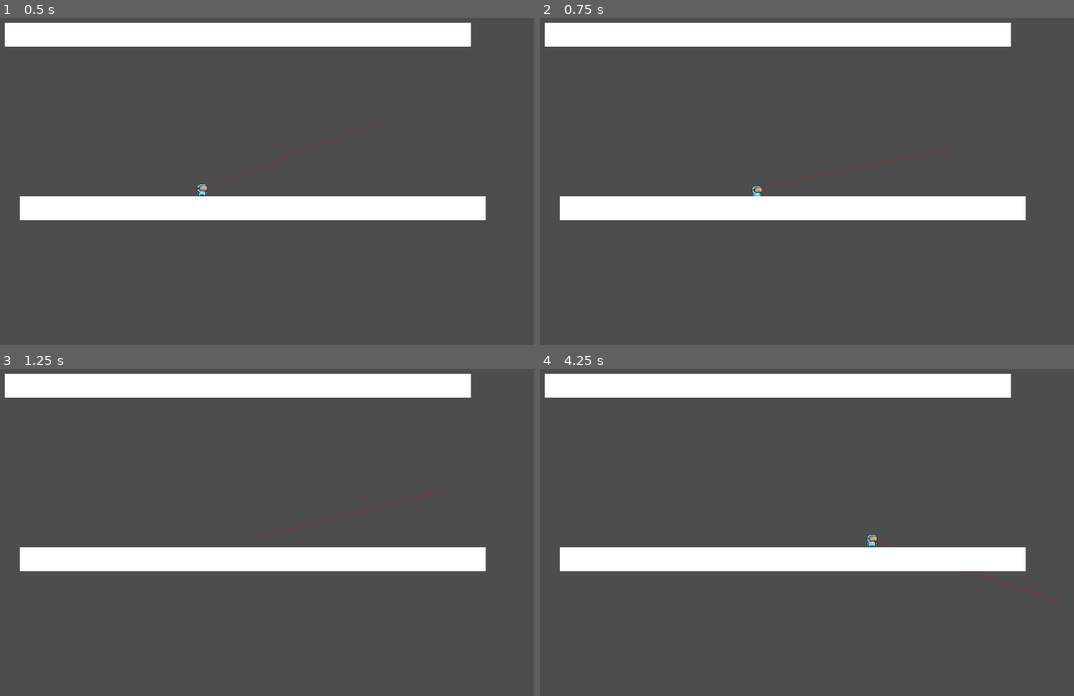
Above: before the commit, frames 1-4 (two rows, left to right).
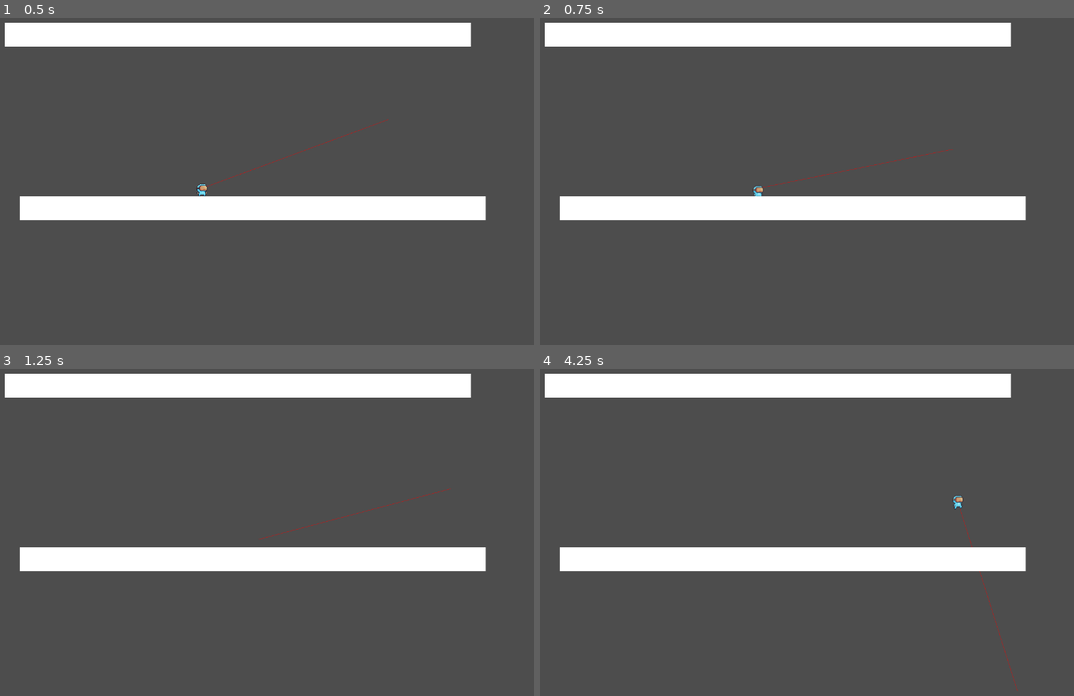
Above: after the commit, the same moments.

Repository: tmoss0/Project-Plant
Game: Godot game, scene res://scenes/levels/level_1/level_1.tscn
The game is run twice, just before and just after one commit, with the same random seed, the same clock (stepped at 60 frames per second) and the same inputs.
Inputs (mouse positions are in pixels of both pictures, inside the frame that each line leads up to):
- Up to frame 1 (0.5 s): no input
- Up to frame 2 (0.75 s): move the mouse to (929, 152) at 0.52 s; hold D (move_right) from 0.53 s (still down); hold C (burrow) from 0.53 s (still down)
- Up to frame 3 (1.25 s): keep holding D (move_right); keep holding C (burrow); tap Space (jump) at 0.77 s; click (389, 503) at 0.8 s
- Up to frame 4 (4.25 s): move the mouse to (662, 539) at 1.27 s; release C (burrow) at 1.28 s; click (662, 539) at 1.35 s; tap Space (jump) at 1.52, 3.02, 3.77 s; right-click (662, 539) at 1.55 s; tap Enter at 2 s; move the mouse to (849, 444) at 2.02 s; release D (move_right) at 2.03 s; hold A (move_left) 2.03-2.78 s; hold Right mouse button (grapple_pull) 2.03-2.78 s; tap C (burrow) at 2.3, 2.85 s; move the mouse to (753, 594) at 2.77 s; hold D (move_right) from 2.78 s (still down); click (753, 594) at 3.05 s; move the mouse to (977, 575) at 3.52 s; press the mouse at (977, 575) at 3.53 s; right-click (977, 575) at 3.8 s; tap V (cancel_burrow, bound only after the commit) at 4.15 s

Frame 1 is identical in both runs. In frame 2, less than 0.1% of the frame differs, in the area x 39-78%, y 40-55%; in frame 3, 0.1%; in frame 4, 0.3%, in the area x 61-98%, y 38-99%.

Commit message:
Add detailed docstrings, remove swing from grapple

Diff:
--- a/project.godot
+++ b/project.godot
@@ -56,6 +56,11 @@
 "events": [Object(InputEventKey,"resource_local_to_scene":false,"resource_name":"","device":-1,"window_id":0,"alt_press …(191 unchanged characters)…
 ]
 }
+cancel_burrow={
+"deadzone": 0.5,
+"events": [Object(InputEventKey,"resource_local_to_scene":false,"resource_name":"","device":-1,"window_id":0,"alt_pressed":false,"shift_pressed":false,"ctrl_pressed":false,"meta_pressed":false,"pressed":false,"keycode":0,"physical_keycode":86,"key_label":0,"unicode":118,"location":0,"echo":false,"script":null)
+]
+}
 
 [layer_names]
 
--- a/scenes/characters/player.tscn
+++ b/scenes/characters/player.tscn
@@ -119,9 +119,9 @@
 }]
 
 [node name="Player" type="CharacterBody2D"]
-position = Vector2(-1, 0)
 collision_mask = 2
 script = ExtResource("1_usb8g")
+speed = 325.0
 
 [node name="GrapplingHook" type="Node2D" parent="."]
 script = ExtResource("2_rwc6h")
--- a/scripts/player/grappling_hook.gd
+++ b/scripts/player/grappling_hook.gd
@@ -1,10 +1,48 @@
+#region Docstring
+"""
+Grappling_Hook.gd
+
+The player can shoot a grappling hook towards a target, and if the hook collides with a valid surface,
+it pulls the player towards the target. Once the player reaches the target, the grapple is automatically released.
+
+### Functions:
+- `_init()`: Initializes collision layers based on project settings.
+- `_ready()`: Configures visuals and initializes node references.
+- `_process(delta)`: Handles input for releasing the grapple.
+- `_physics_process(delta)`: Updates the grappling hook's state and visuals during physics updates.
+- `shoot_grapple()`: Shoots the grappling hook towards the mouse pointer and checks for valid surfaces.
+- `update_traveling_grapple(delta)`: Updates the hook's position while it is traveling towards the target.
+- `handle_grappled_player_movement(delta)`: Pulls the player towards the grapple point and releases the grapple upon arrival.
+- `release_grapple()`: Resets the grappling hook's state and hides visuals.
+- `update_grapple_aim_line()`: Updates the visual aim line to indicate where the hook will travel.
+- `update_grapple_line()`: Updates the visual line connecting the player and the hook.
+- `get_grapple_distance_and_direction()`: Calculates the direction and distance to the mouse pointer.
+- `activate_grapple_raycast(direction, distance)`: Fires a raycast to check for collisions along the grapple's path.
+- `check_grapple_hit_valid_surface(hit_collider)`: Verifies if the grapple collided with a valid surface.
+
+### Variables:
+- `MAX_GRAPPLE_DISTANCE`: Maximum distance the grappling hook can travel.
+- `HOOK_TRAVEL_SPEED`: Speed at which the hook travels.
+- `PULL_SPEED`: Speed at which the player is pulled towards the grapple point.
+- `COLLISION_SURFACE`: Name of the collision layer the hook can attach to.
+- `LAYERS`: Dictionary mapping collision layer names to bit masks.
+- `grapple_point_position`: Position of the grapple point where the hook attaches.
+- `is_hook_traveling`: Whether the hook is currently traveling.
+- `is_hook_attached`: Whether the hook is attached to a surface.
+- `hook_position`: Current position of the hook while traveling.
+- `grapple_rope_length`: Distance between the player and the grapple point.
+
+This script is designed to be attached to a `Node2D` and assumes the presence of specific child nodes
+(e.g., `RayCast2D`, `Line2D`, `Sprite2D`) for visuals and collision detection.
+"""
+#endregion
+
 class_name GrapplingHook extends Node2D
 
 # Grapple behavior settings
 @export var MAX_GRAPPLE_DISTANCE := 400.0
 @export var HOOK_TRAVEL_SPEED := 20.0
 @export var PULL_SPEED := 1000.0
-@export var SWING_SPEED := 500.0
 @export var COLLISION_SURFACE := "GRAPPLESURFACE"
 
 # Grapple state variables
@@ -14,6 +52,8 @@
 var hook_position: Vector2 = Vector2.ZERO
 var grapple_rope_length: float = 0.0
 
+const enable_debug = true
+
 # Collision layers for 2D Physics
 var LAYERS = {}
 
@@ -26,10 +66,10 @@
 
 func _init():
 	# Initialize collision layers using project settings
-	for i in range(1, 5):  # Layers 1-4
-		var layer_name = ProjectSettings.get_setting("layer_names/2d_physics/layer_" + str(i))
+	for layer in range(1, 5): # Layers 1-4
+		var layer_name = ProjectSettings.get_setting("layer_names/2d_physics/layer_" + str(layer))
 		if layer_name:
-			LAYERS[layer_name.to_upper()] = 1 << (i - 1)
+			LAYERS[layer_name.to_upper()] = 1 << (layer - 1)
 
 func _ready():
 	# Setup visuals for grapple line
@@ -45,7 +85,7 @@
 	hook_sprite.visible = false
 
 	# Configure raycast to detect specific surfaces
-	grapple_raycast.collision_mask = LAYERS.get(COLLISION_SURFACE, 0)  # Fallback to 0 if layer not found
+	grapple_raycast.collision_mask = LAYERS.get(COLLISION_SURFACE, 0) # Fallback to 0 if layer not found
 	grapple_raycast.exclude_parent = true
 
 # Process input from player
@@ -92,65 +132,41 @@
 	var direction = (grapple_point_position - hook_position).normalized()
 	var next_position = hook_position + direction * HOOK_TRAVEL_SPEED * delta
 
-	# Check if hook has reach maximum distance
-	if next_position.distance_to(global_position) >= MAX_GRAPPLE_DISTANCE:
-		release_grapple()
+	# Check if hook has reached the grapple point
+	if next_position.distance_to(global_position) >= MAX_GRAPPLE_DISTANCE or next_position.distance_to(grapple_point_position) <= HOOK_TRAVEL_SPEED * delta:
+		# Stop traveling and attach the hook
+		hook_position = grapple_point_position
+		is_hook_traveling = false
+		is_hook_attached = true
+		grapple_rope_length = character.global_position.distance_to(grapple_point_position)
 		return
 
 	hook_position += direction * HOOK_TRAVEL_SPEED * delta
 	hook_sprite.global_position = hook_position
 
-	#print("Direction: ", direction)
-	#print("Position: ", hook_position)
-	#print("")
-
-	# Update raycast for collision check
-	grapple_raycast.global_position = hook_position
-	grapple_raycast.target_position = direction * HOOK_TRAVEL_SPEED * delta
-	grapple_raycast.force_raycast_update()
-
-	# Check if hook collides with something
-	if grapple_raycast.is_colliding():
-		var hit_collider = grapple_raycast.get_collider()
-		# Grapple hits a valid surface within max distance
-		if hit_collider and check_grapple_hit_valid_surface(hit_collider):
-			var collision_point = grapple_raycast.get_collision_point()
-			# Only attach if collision point is with maximum distance
-			if collision_point.distance_to(global_position) <= MAX_GRAPPLE_DISTANCE:
-				grapple_point_position = grapple_raycast.get_collision_point()
-				is_hook_traveling = false
-				is_hook_attached = true
-				grapple_rope_length = character.global_position.distance_to(grapple_point_position)
-				return
-		# If collision hits invalid surface, release
-		elif not check_grapple_hit_valid_surface(hit_collider):
-			release_grapple()
-			return
+	if enable_debug:
+		print("Direction: ", direction)
+		print("Position: ", hook_position)
 
 ## Moves the grapple line towards the target
-func handle_grappled_player_movement(delta: float):
+func handle_grappled_player_movement(_delta: float):
 	# Distance between character and grapple
-	print("Handle grappled player movement")
 	var to_grapple = grapple_point_position - character.global_position
 	var grapple_distance = to_grapple.length()
 
 	# Update hook visual position
 	hook_sprite.global_position = grapple_point_position
 
-	if Input.is_action_pressed("grapple_pull"):
+	# Pull the player directly toward the grapple point
+	if grapple_distance > 10.0: # Small threshold to stop jittering
 		character.velocity = to_grapple.normalized() * PULL_SPEED
 	else:
-		var perpendicular = to_grapple.normalized().rotated(PI/2)
-		var move_direction = Input.get_axis("move_left", "move_right")
-
-		character.velocity += perpendicular * move_direction * SWING_SPEED * delta
-		character.velocity += Vector2.DOWN * character.gravity * delta * 0.5
-
-	if grapple_distance > grapple_rope_length:
-		character.global_position = character.global_position.lerp(grapple_point_position - to_grapple.normalized() * grapple_rope_length, delta * 10)
-		# Adjust velocity to align with the tangent of the rope
-		var tangent = to_grapple.rotated(PI / 2).normalized()
-		character.velocity = tangent * character.velocity.dot(tangent)
+		# Stop pulling and release the grapple when the player reaches the grapple point
+		character.velocity = Vector2.ZERO
+		release_grapple()
+
+	# Apply the velocity to the character
+	character.move_and_slide()
 
 # Shoot the grappling hook
 func shoot_grapple():
@@ -160,13 +176,23 @@
 	# Set initial hook position
 	hook_position = global_position
 
-	# Initialize the grapple target
-	initiate_traveling_grapple()
-
-	# Begin hook travel
-	is_hook_traveling = true
-	hook_sprite.visible =  true
-	grapple_line.visible = true
+	# Get direction and distance to the mouse position
+	var grapple_direction = get_grapple_distance_and_direction().direction
+	var grapple_distance = min(get_grapple_distance_and_direction().distance, MAX_GRAPPLE_DISTANCE)
+
+	# Activate raycast to check for a valid surface
+	var raycast_result = activate_grapple_raycast(grapple_direction, grapple_distance)
+	if raycast_result.hit and check_grapple_hit_valid_surface(grapple_raycast.get_collider()):
+		# Set the grapple point position to the collision point
+		grapple_point_position = raycast_result.collision_point
+
+		# Begin hook travel
+		is_hook_traveling = true
+		hook_sprite.visible = true
+		grapple_line.visible = true
+	else:
+		# Do nothing if no valid surface is detected
+		return
 
 # Get initial values for traveling grapple
 func initiate_traveling_grapple():
@@ -174,8 +200,9 @@
 	var grapple_direction = get_grapple_distance_and_direction().direction
 	var grapple_distance = min(get_grapple_distance_and_direction().distance, MAX_GRAPPLE_DISTANCE)
 
-	print("Grapple direction: ", grapple_direction)
-	print("Grapple distance: ", grapple_distance)
+	if enable_debug:
+		print("Grapple direction: ", grapple_direction)
+		print("Grapple distance: ", grapple_distance)
 
 	# Default to traveling towards the max distance
 	grapple_point_position = global_position + grapple_direction * grapple_distance
@@ -205,9 +232,10 @@
 		if check_grapple_hit_valid_surface(hit_collider):
 			distance = min(global_position.distance_to(grapple_raycast.get_collision_point()), MAX_GRAPPLE_DISTANCE)
 
-	#print("Hit: ", hit)
-	#print("Distance: ", distance)
-	#print("")
+	if enable_debug:
+		print("Hit: ", hit)
+		print("Distance: ", distance)
+		print("")
 
 	return {
 		"direction": direction,
@@ -219,9 +247,10 @@
 	var hit = grapple_raycast.is_colliding()
 	var collision_point = grapple_raycast.get_collision_point() if hit else global_position + direction * distance
 
-	#print("Raycast Hit: ", hit)
-	#print("Collision object: ", collision_point)
-	#print("")
+	if enable_debug:
+		print("Raycast Hit: ", hit)
+		print("Collision object: ", collision_point)
+		print("")
 
 	return {
 		"hit": hit,
--- a/scripts/player/state_machine/player_state.gd
+++ b/scripts/player/state_machine/player_state.gd
@@ -10,9 +10,9 @@
 const JUMPING = "Jumping"
 const MOVING = "Moving"
 const GRAPPLING = "Grappling"
+const GRAPPLED = "Grappled"
 const BURROWING = "Burrowing"
 const FALLING = "Falling"
-const GRAPPLED = "Grappled"
 
 var player: Player
 
--- a/scripts/player/state_machine/states/burrowing.gd
+++ b/scripts/player/state_machine/states/burrowing.gd
@@ -1,3 +1,34 @@
+#region Docstring
+"""
+Burrowing.gd
+
+The player can burrow into the ground, move while burrowed, and emerge after a set duration or upon player input.
+While burrowed, the player has reduced speed and cannot interact with certain objects.
+
+### Functions:
+- `_ready()`: Initializes references to the player's sprite and stores its initial position.
+- `enter(previous_state_path, data)`: Called when entering the burrowing state; starts the burrow animation.
+- `handle_input(event)`: Handles player input to cancel burrowing and start emerging.
+- `physics_update(delta)`: Updates the player's movement and handles the burrowing timer and sliding effect.
+- `handle_movement(delta)`: Handles horizontal movement and applies speed modifiers based on the burrowing state.
+- `handle_animation(delta)`: Updates the burrowing/emerging animation based on the animation timer.
+- `complete_animation()`: Completes the current animation and transitions the player to the appropriate state.
+- `start_burrow()`: Starts the burrowing animation and emits the `burrow_started` signal.
+- `complete_burrow()`: Marks the player as fully burrowed and disables collision layers.
+- `start_emerge()`: Starts the emerging animation and transitions the player out of the burrowing state.
+- `complete_emerge()`: Completes the emerging process, restores collision layers, and resets the player's state.
+- `exit()`: Cleans up the burrowing state when transitioning to another state.
+- `get_speed_modifier()`: Returns the speed multiplier based on whether the player is burrowed.
+
+### Signals:
+- `burrow_started`: Emitted when the burrowing animation starts.
+- `burrow_ended`: Emitted when the burrowing process ends.
+
+This script is designed to be used as part of a state machine for the player and assumes the presence
+of an `AnimatedSprite2D` node for handling the player's sprite and animations.
+"""
+#endregion
+
 extends PlayerState
 
 signal burrow_started
@@ -45,7 +76,7 @@
 	assert(sprite != null, "AnimatedSprite2D node not found in Player")
 	initial_sprite_position = sprite.position
 
-func enter(previous_state_path: String, data := {}) -> void:
+func enter(_previous_state_path: String, _data := {}) -> void:
 	start_burrow()
 
 func handle_input(event: InputEvent) -> void:
@@ -66,7 +97,7 @@
 
 	burrow_timer += delta
 
-	# Apply burrow sliding effect if moving
+	# Apply burrow sliding effect if movingd d
 	if abs(player.velocity.x) > 0:
 		var slide_amount = sin(burrow_timer * burrow_slide_speed) * burrow_slide_depth
 		player.position.x += slide_amount * delta
@@ -82,6 +113,9 @@
 
 	if direction:
 		player.velocity.x = direction * current_speed
+
+		# Flip the sprite based on movement direction
+		sprite.flip_h = direction < 0
 	else:
 		# Smoother deceleration when stopping
 		player.velocity.x = move_toward(player.velocity.x, 0, current_speed * horizontal_damping)
@@ -152,6 +186,9 @@
 
 	sprite.position = initial_sprite_position
 
+	# Ensure the sprite retains the correct direction after burrowing ends
+	sprite.flip_h = player.velocity.x < 0
+
 	can_burrow = false
 	get_tree().create_timer(burrow_cooldown).timeout.connect(func(): can_burrow = true)
 
--- a/scripts/player/state_machine/states/jumping.gd
+++ b/scripts/player/state_machine/states/jumping.gd
@@ -1,10 +1,3 @@
-#region Code Explanation
-"""
-Calculate the vertical velocity as well as the horizonatal movement so the
-player is still able to control movement in the air
-"""
-#endregion
-
 extends PlayerState
 
 func enter(_previous_state_path: String, _data := {}) -> void:
